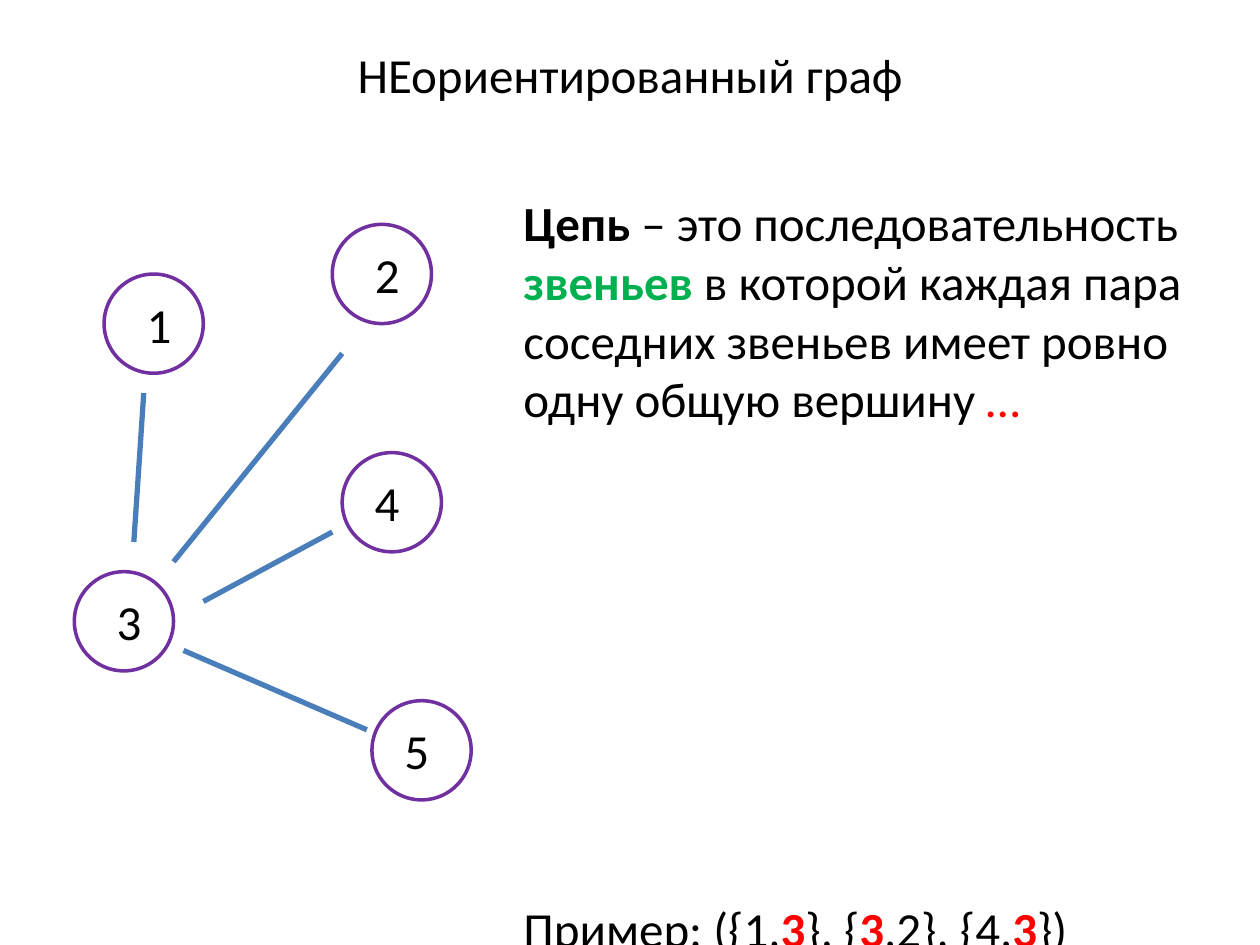
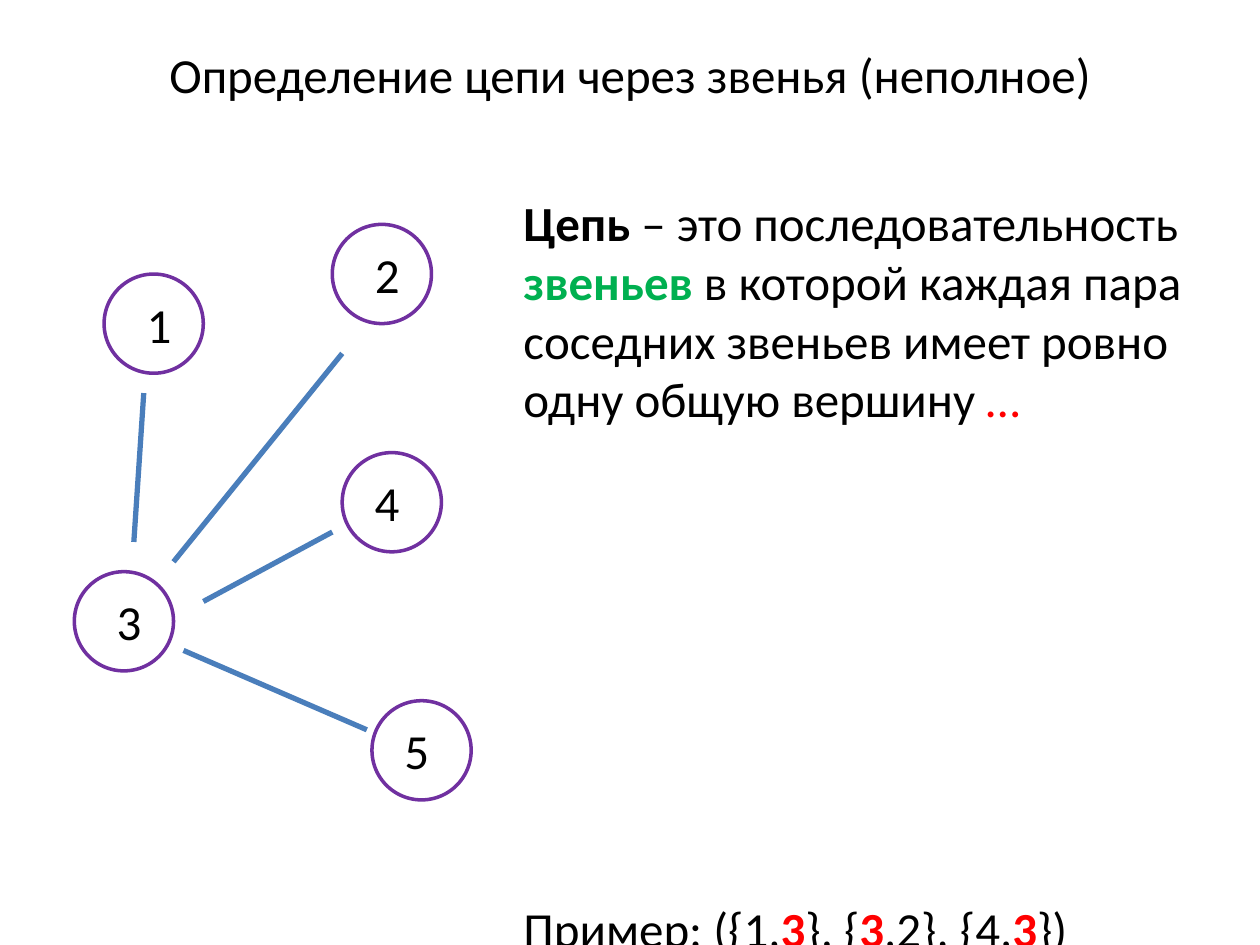
Before and after one commit to SteinbergOB/ANG, a slide deck: slide 30 of Презентации/Лекция 0.pptx. Drawn at 1260x945 pixels with LibreOffice and Linux fonts; fonts in the diff are those of the drawing. Boxes give left, top, right and bottom in pixels: in the first picture for what was removed or moved away, otherwise in the second. Text is boxed around its words. In the diff, an @@ line names an element or a change of style, - is before the commit and + after.

```diff
--- a/Презентации/Лекция 0.pptx
+++ b/Презентации/Лекция 0.pptx
@@ text at [169, 57, 1091, 101]: text changed @@
-НЕориентированный граф
+Определение цепи через звенья (неполное)
```
Also in this commit, not shown: 19 other slides changed, 2 slides removed.
